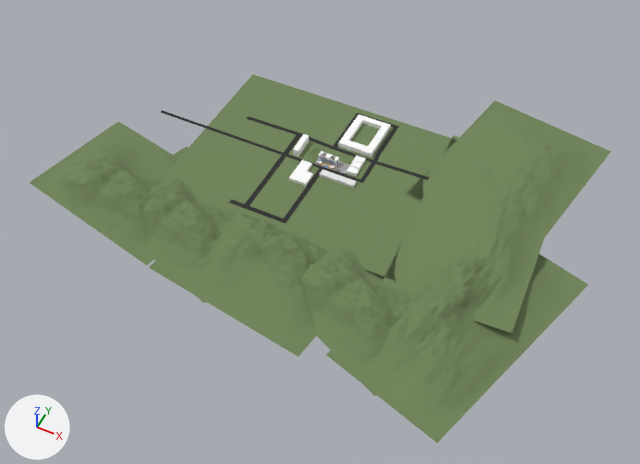
Renders of the glTF model public/models/exterior.glb from each side of a commit.
Both versions are drawn from a camera (50 mm lens) standing at (413.0, -853.0, 913.0) and looking at (23.0, -74.0, -62.0). The axes (+X, +Y, +Z) are drawn at lower left. The lights are the same throughout. Where no turn or scale is listed for an object, it has been applied to the vertices.

Names of what the first picture shows: 'Cube.001', 'Cube.250', 'Landscape', 'Landscape.001', 'Landscape.002', 'Landscape.003', 'Landscape.004', 'Landscape.005', 'Landscape.006', 'Plane.004'.
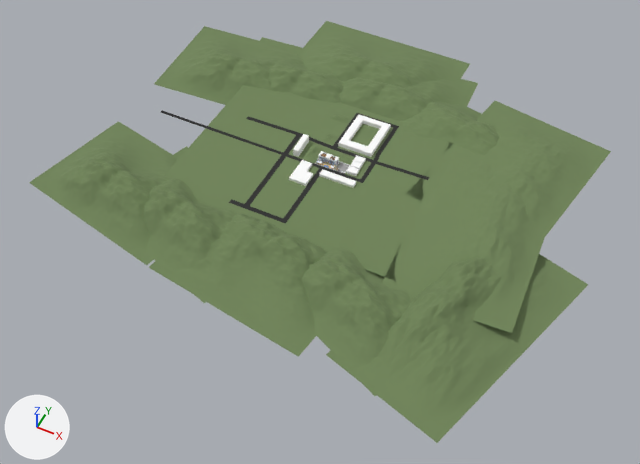
What differs and where, as boxes (x1, y1, x2, y2) in the pictures (640 x 464 px):
'Landscape.015', added (green)
    after: (297, 21, 470, 88)
'Landscape.014', added (green)
    after: (154, 26, 304, 105)
'Landscape.012', added (green)
    after: (339, 77, 478, 121)
'Landscape.011', added (green)
    after: (400, 101, 500, 155)
'Landscape.013', added (green)
    after: (260, 37, 345, 103)

The change in detail:
Mesh me_landscape_005 is new.
It is a copy of me_landscape_002.
Object 'Landscape.015' (ob_landscape_015) is new; it shows me_landscape_005.
Its location is (-38.0, 248.0, -15.0).
Its rotation in degrees is (0, 0, 89).
Its scale is (95.5, 136.0, 91.4).
Object 'Landscape.014' (ob_landscape_014) is new; it shows me_landscape_005.
Its location is (-232.0, 158.0, -20.0).
Its rotation in degrees is (0, 0, 93).
Its scale is (88.5, 126.0, 103.0).
Object 'Landscape.013' (ob_landscape_013) is new; it shows me_landscape_005.
Its location is (-124.0, 175.0, -20.0).
Its rotation in degrees is (0, 0, 93).
Its scale is (88.5, 126.0, 103.0).
Object 'Landscape.012' (ob_landscape_012) is new; it shows me_landscape_005.
Its location is (8.0, 204.0, -15.0).
Its rotation in degrees is (0, 0, 93).
Its scale is (88.5, 126.0, 84.7).
Object 'Landscape.011' (ob_landscape_011) is new; it shows me_landscape_005.
Its location is (144.0, 141.0, -14.0).
Its rotation in degrees is (0, 0, -103).
Its scale is (88.5, 126.0, 84.7).
